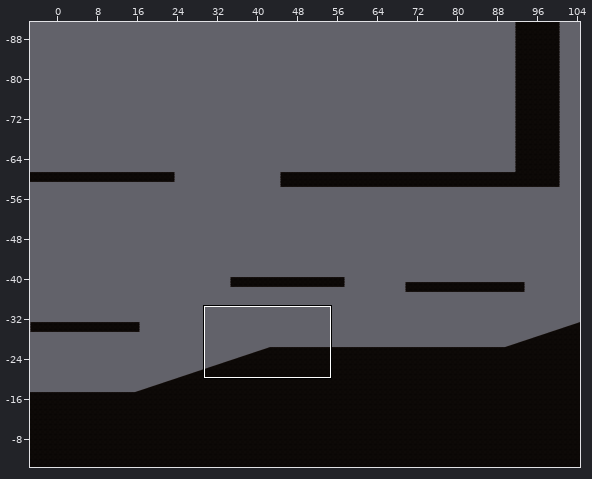
Tiled map: Assets/Tiled/Level1TileMap/map1-1.tmx. Above: a wide view before the commit, with the close-up outlined.
Close-up. Earlier state:
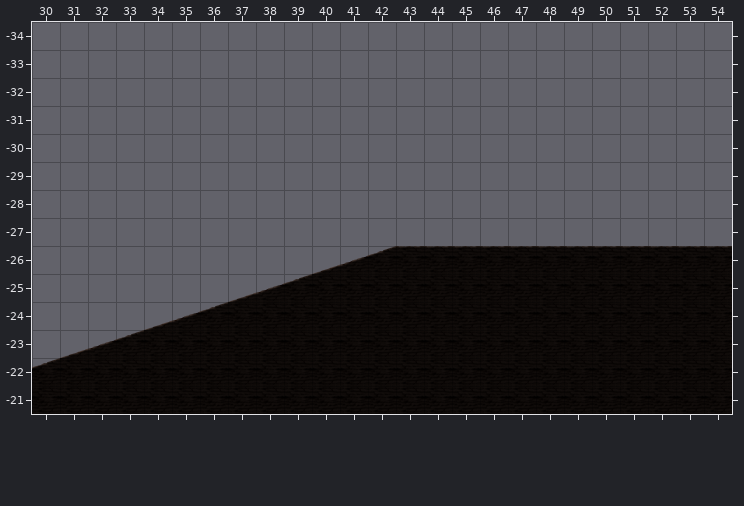
Cells are 256x256 px. Shown: x 30..54, y -34..-21. The commit also changed other parts of the map, which this record leaves out.
Once edited:
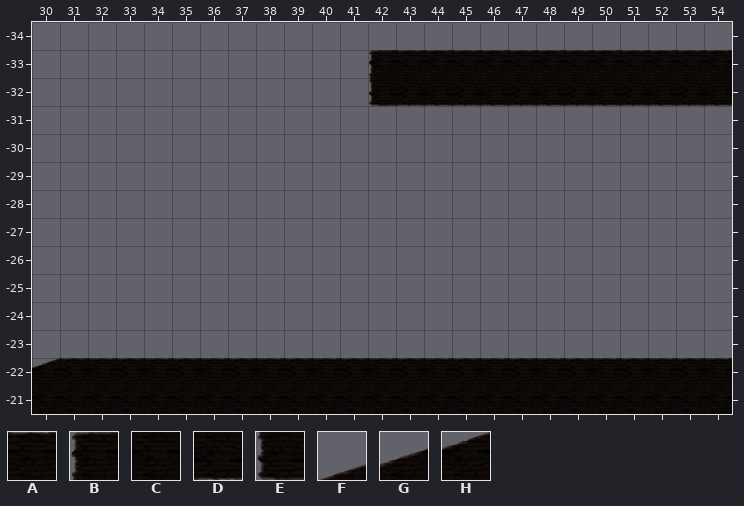
Key: from "Level1 Tileset": A 0, B 1, C 8, D 16, E 17, F 24, G 25, H 26.
_ is an empty cell.
Tiles replaced or removed in this view: A, C, F, G, H.
Difference:
Changed rows in their new state; . is an unchanged cell.
Layer "ground":
first column x 42:
-33 BAAAAAAAAAAAA
-32 EDDDDDDDDDDDD
first column x 31:
-26 ........._______________
-25 ......__________________
-24 ..._____________________
-23 ________________________
-22 AAAAAAAAAAAAAAAAAAAAAAAA
Where, in picture pixels (left, top, right, bottom), the same in both close-ups:
added: (369, 50, 732, 106)
changed: (60, 246, 732, 360)
